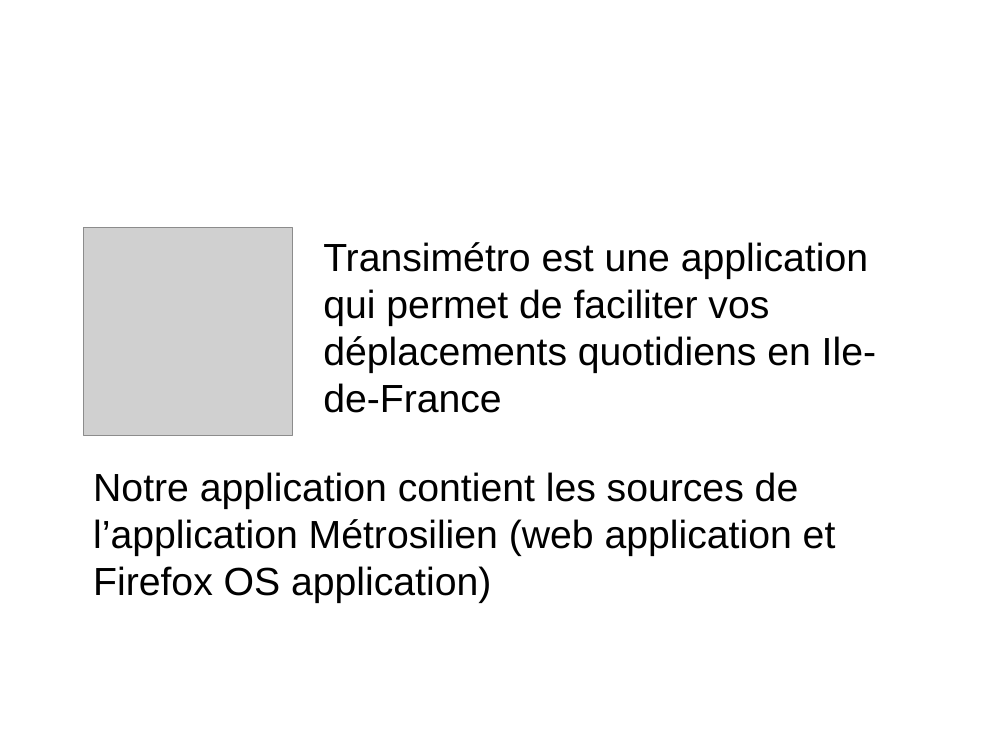
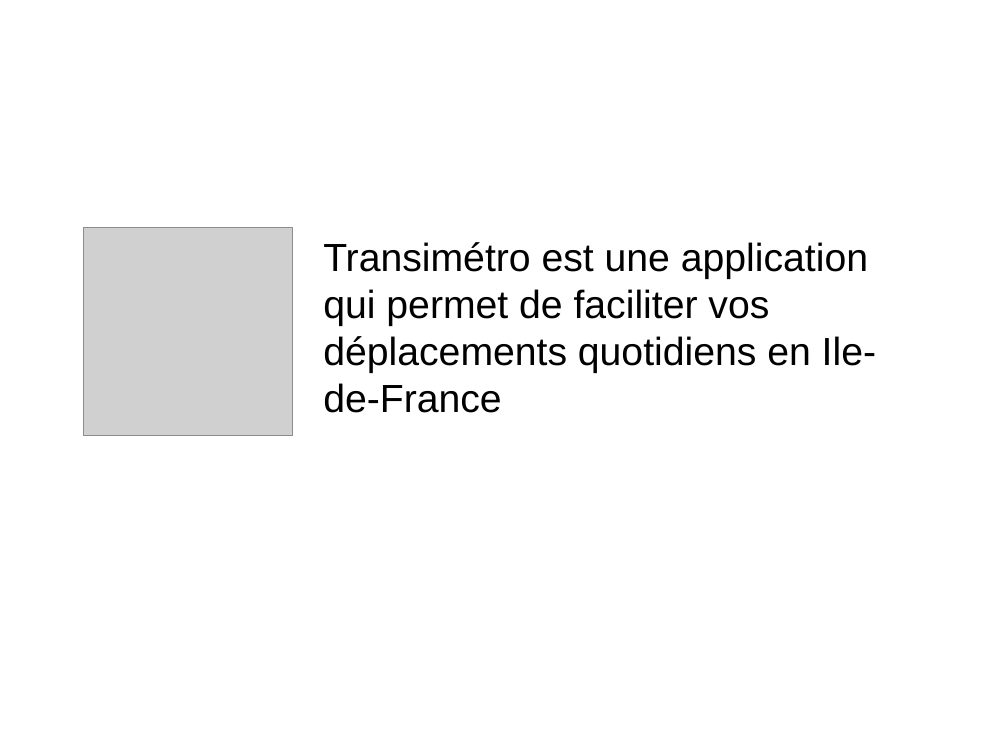
Before and after one commit to axelajv/FirefoxOS-ProjetDLL, a slide deck: slide 3 of PPT Projet-DLL.ppt. Drawn at 1008x756 pixels with LibreOffice and Linux fonts; fonts in the diff are those of the drawing; grey boxes stand for pictures; background and template pictures are left out. Boxes give left, top, right and bottom in pixels: in the first picture for what was removed or moved away, otherwise in the second. Text is boxed around its words. In the diff, an @@ line names an element or a change of style, - is before the commit and + after.

```diff
--- a/PPT Projet-DLL.ppt
+++ b/PPT Projet-DLL.ppt
@@ text removed at [93,472,836,603] @@
-Notre application contient les sources de l’application Métrosilien (web application et Firefox OS application)
```
Also in this commit, not shown: 1 other slide changed, 1 other file.
